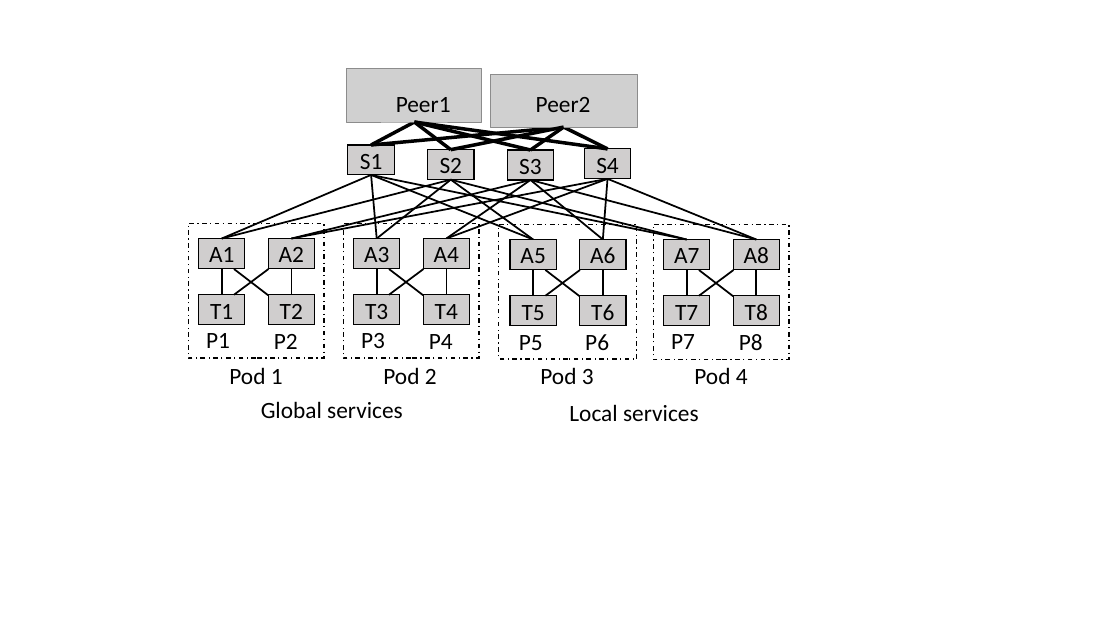
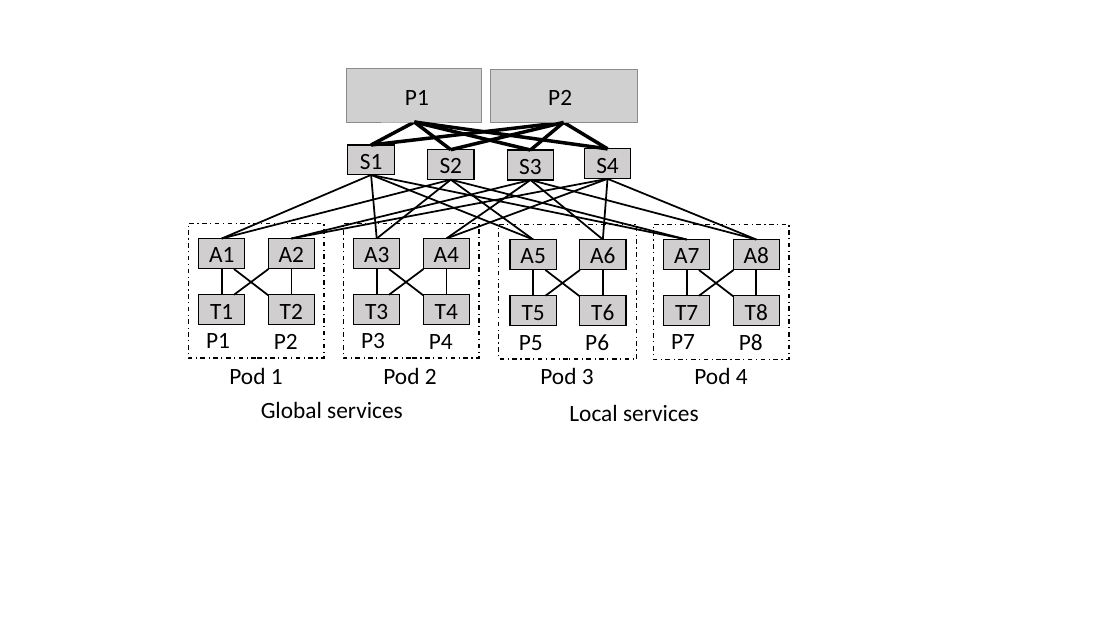
Before and after one commit to rabeckett/propane, a slide deck: slide 4 of paper/abstraction/figures/examples.pptx. Drawn at 1120x630 pixels with LibreOffice and Linux fonts; fonts in the diff are those of the drawing; grey boxes stand for pictures. Boxes give left, top, right and bottom in pixels: in the first picture for what was removed or moved away, otherwise in the second. Text is boxed around its words. In the diff, an @@ line names an element or a change of style, - is before the commit and + after.

```diff
--- a/paper/abstraction/figures/examples.pptx
+++ b/paper/abstraction/figures/examples.pptx
@@ picture: place and size @@
-picture at [490, 74, 637, 127]
+picture at [490, 70, 637, 123]
@@ text at [405, 90, 429, 105]: text changed @@
-Peer1
+P1
@@ text at [548, 90, 572, 105]: text changed @@
-Peer2
+P2
@@ line moved from (564, 127) - (371, 145) to (564, 123) - (371, 145) @@
@@ line moved from (564, 127) - (451, 150) to (564, 123) - (451, 150) @@
@@ line moved from (564, 127) - (531, 150) to (564, 123) - (531, 150) @@
@@ line moved from (564, 127) - (607, 149) to (564, 123) - (607, 149) @@
```
Also in this commit, not shown: 2 other slides changed, 5 other files.
